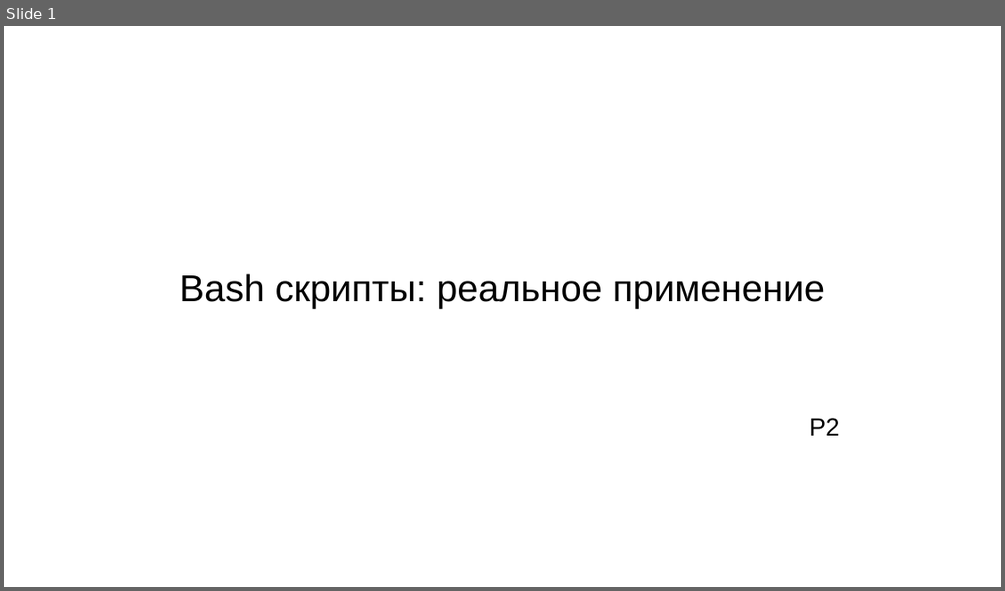
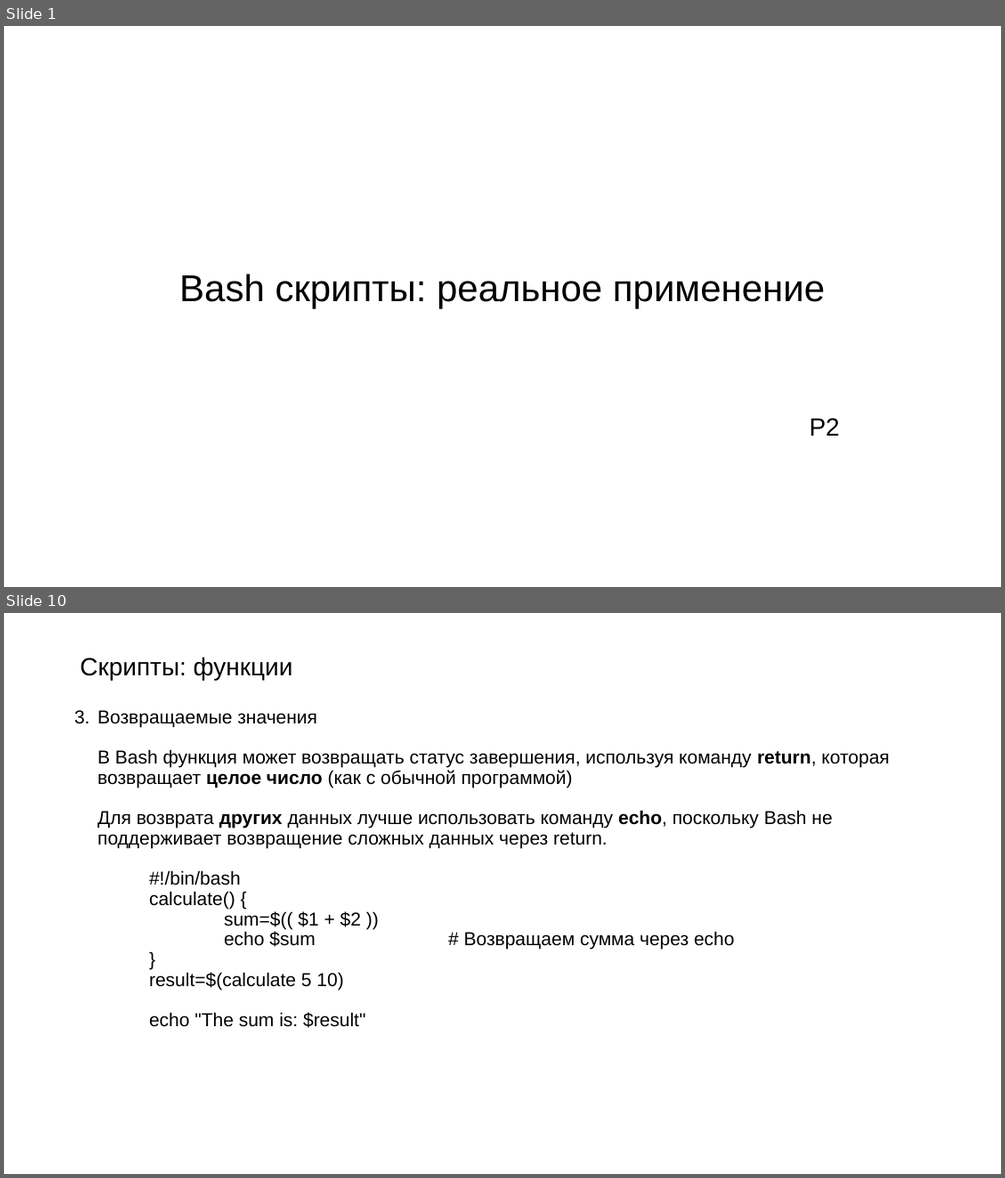
Before and after one commit to Rudeigin/OI, a slide deck: 4 лекция/Баш продвинутый.pptx. Shown one above the other, each under a label of ours: slide 1 before the commit, slides 1 and 10 after it; the slides between them are not shown. The pictures are 1005x591 and 1005x1178 pixels, drawn with LibreOffice and Linux fonts; fonts in the diff are those of the drawing. Boxes give left, top, right and bottom in pixels: in the first picture for what was removed or moved away, otherwise in the second. Text is boxed around its words. In the diff, an @@ line names an element or a change of style, - is before the commit and + after.

Commit message:
up bash

```diff
--- a/4 лекция/Баш продвинутый.pptx
+++ b/4 лекция/Баш продвинутый.pptx
@@ slide 10 added at [4,613,1001,1174], background #FFFFFF @@
@@ title added at [80,657,293,681], 24 pt, text #000000 @@
+Скрипты: функции
@@ text added at [97,710,889,1028], 18 pt, text #000000 @@
+3. Возвращаемые значения
+   В Bash функция может возвращать статус завершения, используя команду return, которая возвращает целое число (как с обычной программой)
+   Для возврата других данных лучше использовать команду echo, поскольку Bash не поддерживает возвращение сложных данных через return.
+   #!/bin/bash
+   calculate() {
+   sum=$(( $1 + $2 ))
+   echo $sum # Возвращаем сумма через echo
+   }
+   result=$(calculate 5 10)
+   echo "The sum is: $result"
```
Also in this commit, not shown: 11 other slides added, 2 other files.
